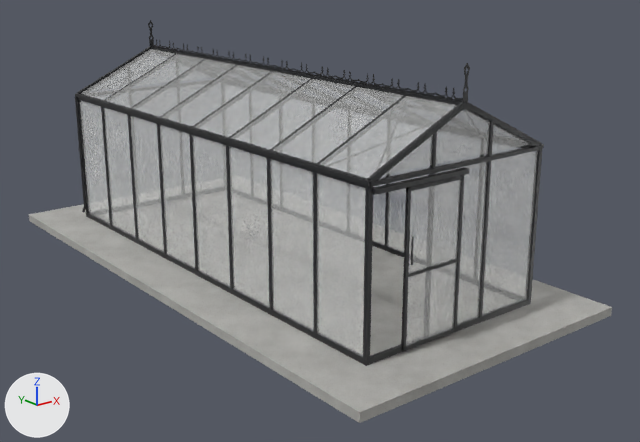
The glTF model models/scandiglas/sg-rect-7-9-19-11-decor.glb: old version first, new version second.
One viewpoint serves both versions: a 50 mm lens placed at (-6.26, -5.01, 3.78), pointed at (0.26, 3.15, 0.52). The axes (+X, +Y, +Z) are drawn at lower left. The lights are the same throughout. The older version comes first. Vertices at exactly the same position are counted once.

Names of what the first picture shows: 'scandiglas-rect-7-9-19-11-decor'.
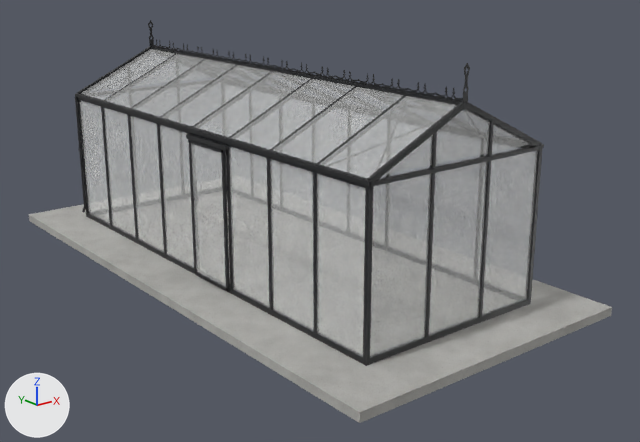
The newer file is also turned or shifted as a whole; pictures and numbers use the older file's frame.

What the commit changed:
me_scandiglas is used by ob_scandiglas_rect_7_9_19_11_decor; location (0.0, 0.0, 0.0).
me_scandiglas had 23824 vertices, 46403 faces and spanned x -1.82..1.82, y 0.0..7.35, z -0.1..2.72.
me_scandiglas now has 23800 vertices, 46359 faces and spans x -1.82..1.82, y 0.0..7.35, z -0.1..2.72.
me_scandiglas part 1: the loose piece of 70 vertices spanning x -0.76..-0.01, y 0.58..0.61, z 0.03..1.66 is turned -90 degrees about the z axis through its middle and scaled by 0.995, then moved by (-0.84, 2.7, 0.0).
me_scandiglas part 2: the loose piece of 24 vertices spanning x -1.18, y 2.93..3.66, z 0.06..1.73 is scaled about its middle by (3.01, 0.0193, 0.167), then moved by (-0.07, 0.3, 0.14), in mat_powder.
me_scandiglas part 3: the loose piece of 24 vertices spanning x -0.76..-0.01, y 0.58..0.61, z 0.78..0.81 is scaled about its middle by (0.0805, 30.5, 1.67), then moved by (-0.84, 2.68, 0.9).
me_scandiglas part 4: the loose piece of 24 vertices spanning x -1.18..0.04, y 0.57..0.63, z 1.67..1.72 is scaled about its middle by (-0.00219, 10.8, 31.1), then moved by (-0.65, 2.7, -0.85), in mat_glass (white #fdfefd).
me_scandiglas part 5: the loose piece of 24 vertices spanning x -0.7..-0.69, y 0.56..0.57, z 0.9..1.18 is scaled about its middle by (53.3, 0.333, 5.98), then moved by (-0.09, 0.07, -0.14), in mat_glass (white #fdfefd).
me_scandiglas part 6: the loose piece of 24 vertices spanning x -0.72..-0.05, y 0.6, z 0.07..1.62 is deleted.
me_scandiglas part 7: 44972 kept faces spanning x -1.82..1.82, y 0.0..7.35, z -0.1..2.72 get new texture (UV) coordinates.
Other edits to the shape of me_scandiglas do not show in these pictures.

Location of each change, (x1, y1, x2, y2) in pixels of the pictures (640 x 442 px; the box of a moved part takes in the faces that stretch with it):
part 1 of me_scandiglas, moved or reshaped
    before: (401, 175, 464, 351)
    after: (188, 139, 230, 291)
part 2 of me_scandiglas, moved or reshaped
    before: (192, 135, 230, 287)
    after: (191, 181, 194, 205)
part 3 of me_scandiglas, moved or reshaped
    before: (404, 259, 458, 278)
    after: (186, 133, 229, 150)
part 4 of me_scandiglas, moved or reshaped
    before: (371, 167, 469, 195)
    after: (191, 143, 226, 287)
part 5 of me_scandiglas, moved or reshaped
    before: (411, 237, 414, 266)
    after: (370, 174, 431, 357)
part 6 of me_scandiglas, deleted
    before: (406, 180, 461, 346)
part 7 of me_scandiglas, surface changed
    both: (183, 131, 526, 360)
